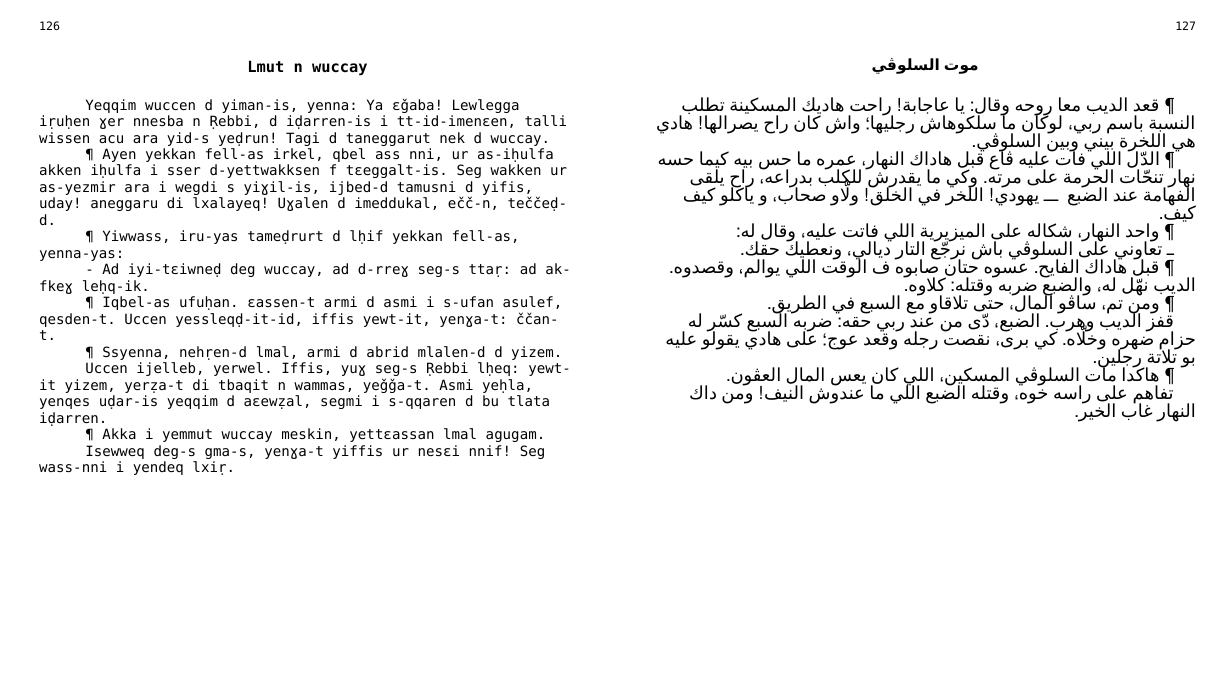
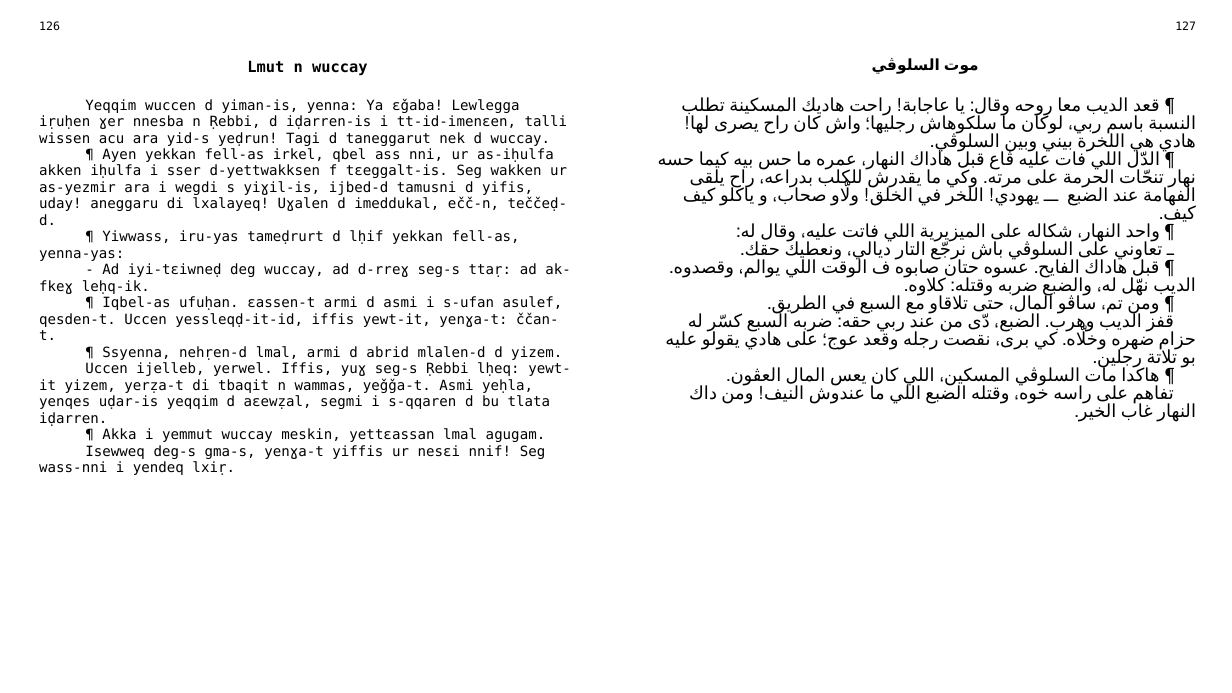
Before and after one commit to sferhah/tamacahut_n_wuccen, a slide deck: slide 59 of Uccen.ConsoleApp/uccen.arq.pptx. Drawn at 1232x693 pixels with LibreOffice and Linux fonts; fonts in the diff are those of the drawing. Boxes give left, top, right and bottom in pixels: in the first picture for what was removed or moved away, otherwise in the second. Text is boxed around its words. In the diff, an @@ line names an element or a change of style, - is before the commit and + after.

```diff
--- a/Uccen.ConsoleApp/uccen.arq.pptx
+++ b/Uccen.ConsoleApp/uccen.arq.pptx
@@ table at [30,15,1205,668] @@
-row 3, column 3: ¶ قعد الديب معا روحه وقال: يا عاجابة! راحت هاديك المسكينة تطلب النسبة باسم ربي، لوكان ما سلكوهاش رجليها؛ واش كان راح يصرالها! هادي هي اللخرة بيني وبين السلوڨي. / ¶ الدّل اللي فات عليه ڨاع قبل هاداك النهار، عمره ما حس بيه كيما حسه نهار تنحّات الحرمة على مرته. وكي ما يقدرش للكلب بدراعه، راح يلقى الفهامة عند الضبع ــ يهودي! اللخر في الخلق! ولّاو صحاب، و ياكلو كيف كيف. / ¶ واحد النهار، شكاله على الميزيرية اللي فاتت عليه، وقال له: / ـ تعاوني على السلوڨي باش نرجّع التار ديالي، ونعطيك حقك. / ¶ قبل هاداك الفايح. عسوه حتان صابوه ف الوقت اللي يوالم، وقصدوه. الديب نهّل له، والضبع ضربه وقتله: كلاوه. / ¶ ومن تم، ساڨو المال، حتى تلاقاو مع السبع في الطريق. / قفز الديب وهرب. الضبع، دّى من عند ربي حقه: ضربه السبع كسّر له حزام ضهره وخلّاه. كي برى، نقصت رجله وقعد عوج؛ على هادي يقولو عليه بو تلاتة رجلين. / ¶ هاكدا مات السلوڨي المسكين، اللي كان يعس المال العڨون. / تفاهم على راسه خوه، وقتله الضبع اللي ما عندوش النيف! ومن داك النهار غاب الخير.
+row 3, column 3: ¶ قعد الديب معا روحه وقال: يا عاجابة! راحت هاديك المسكينة تطلب النسبة باسم ربي، لوكان ما سلكوهاش رجليها؛ واش كان راح يصرى لها! هادي هي اللخرة بيني وبين السلوڨي. / ¶ الدّل اللي فات عليه ڨاع قبل هاداك النهار، عمره ما حس بيه كيما حسه نهار تنحّات الحرمة على مرته. وكي ما يقدرش للكلب بدراعه، راح يلقى الفهامة عند الضبع ــ يهودي! اللخر في الخلق! ولّاو صحاب، و ياكلو كيف كيف. / ¶ واحد النهار، شكاله على الميزيرية اللي فاتت عليه، وقال له: / ـ تعاوني على السلوڨي باش نرجّع التار ديالي، ونعطيك حقك. / ¶ قبل هاداك الفايح. عسوه حتان صابوه ف الوقت اللي يوالم، وقصدوه. الديب نهّل له، والضبع ضربه وقتله: كلاوه. / ¶ ومن تم، ساڨو المال، حتى تلاقاو مع السبع في الطريق. / قفز الديب وهرب. الضبع، دّى من عند ربي حقه: ضربه السبع كسّر له حزام ضهره وخلّاه. كي برى، نقصت رجله وقعد عوج؛ على هادي يقولو عليه بو تلاتة رجلين. / ¶ هاكدا مات السلوڨي المسكين، اللي كان يعس المال العڨون. / تفاهم على راسه خوه، وقتله الضبع اللي ما عندوش النيف! ومن داك النهار غاب الخير.
```
Also in this commit, not shown: 13 other slides changed, 1 other file.
